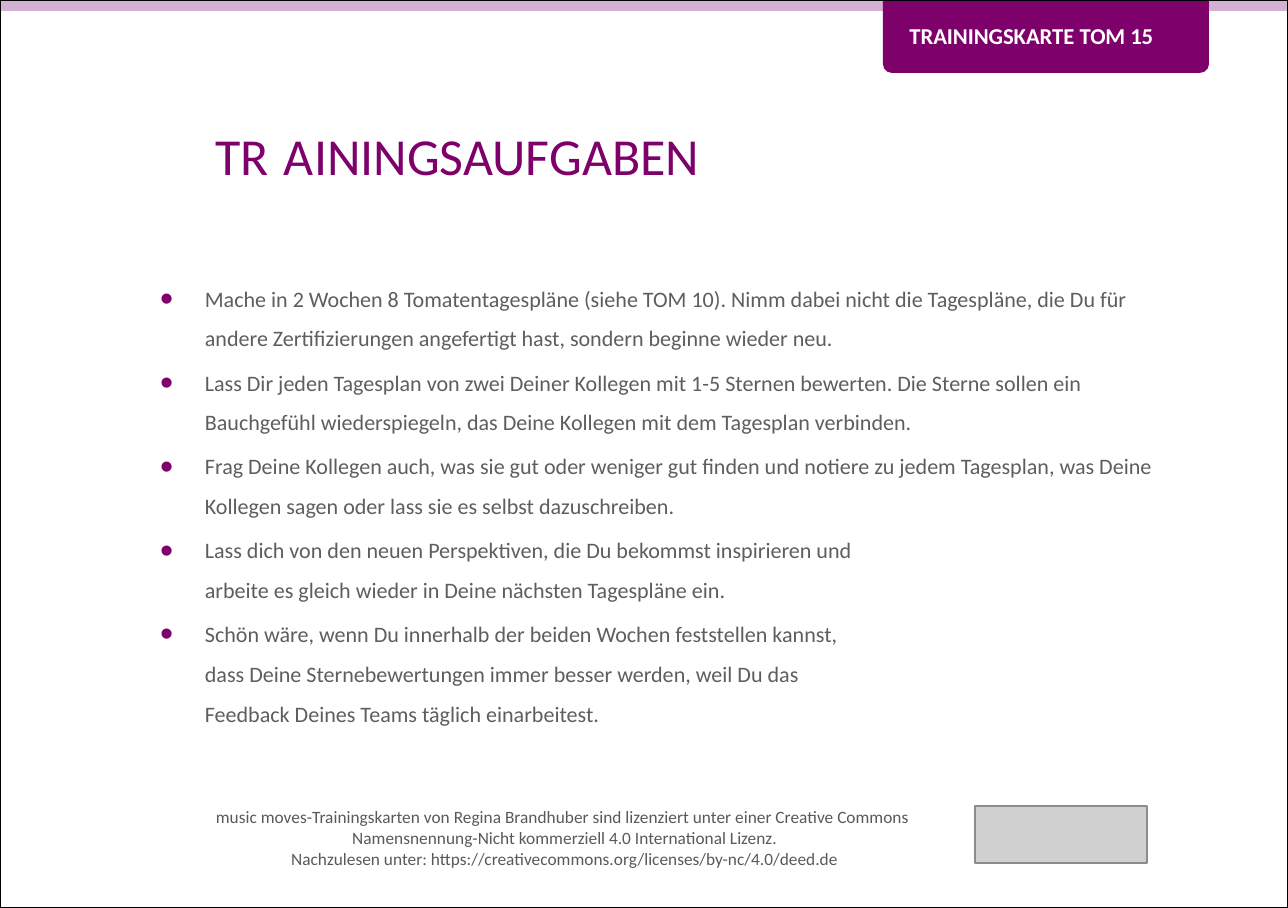
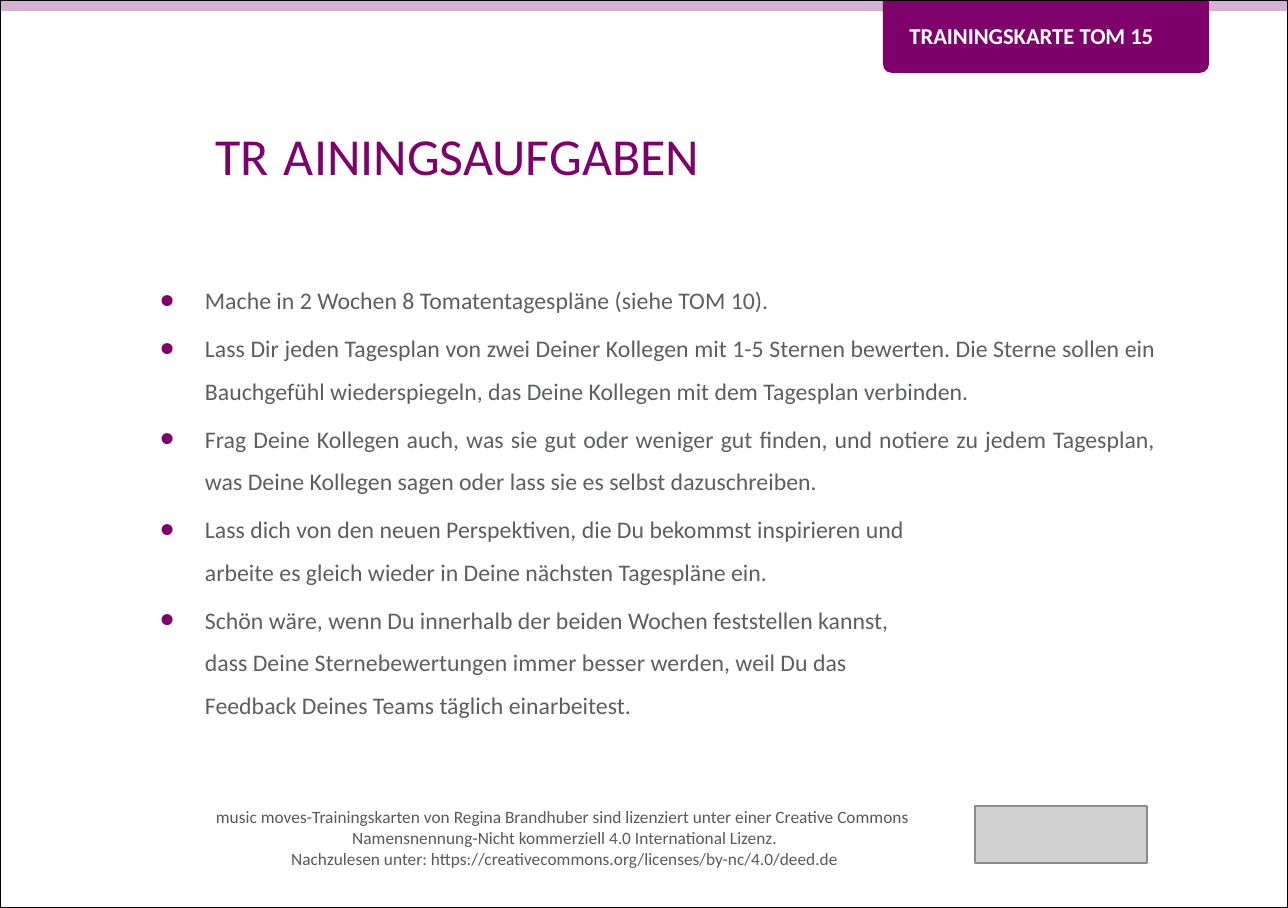
Before and after one commit to Teamtool/training-materials, a slide deck: slide 2 of training-cards/music moves/Tomatoes (TOM)/ger/apprentice/ger_TOM_15_taeglich_besser_MM_A.pptx. Drawn at 1288x908 pixels with LibreOffice and Linux fonts; fonts in the diff are those of the drawing; grey boxes stand for pictures; background and template pictures are left out. Boxes give left, top, right and bottom in pixels: in the first picture for what was removed or moved away, otherwise in the second. Text is boxed around its words. In the diff, an @@ line names an element or a change of style, - is before the commit and + after.

```diff
--- a/training-cards/music moves/Tomatoes (TOM)/ger/apprentice/ger_TOM_15_taeglich_besser_MM_A.pptx
+++ b/training-cards/music moves/Tomatoes (TOM)/ger/apprentice/ger_TOM_15_taeglich_besser_MM_A.pptx
@@ text at box(205, 292, 768, 313): text changed; size 10.2 to 11 pt @@
-• Mache in 2 Wochen 8 Tomatentagespläne (siehe TOM 10). Nimm dabei nicht die Tagespläne, die Du für andere Zertifizierungen angefertigt hast, sondern beginne wieder neu.
+• Mache in 2 Wochen 8 Tomatentagespläne (siehe TOM 10).
@@ text at box(205, 340, 1155, 718): size 10.2 to 11 pt in "Lass Dir jeden Tagesplan von zwei Deiner ...", "Lass dich von den neuen Perspektiven, die ...", "Schön wäre, wenn Du innerhalb der beiden ..."; alignment left to justified @@
@@ text at box(205, 431, 1154, 494): text changed; size 10.2 to 11 pt @@
-• Frag Deine Kollegen auch, was sie gut oder weniger gut finden und notiere zu jedem Tagesplan, was Deine Kollegen sagen oder lass sie es selbst dazuschreiben.
+• Frag Deine Kollegen auch, was sie gut oder weniger gut finden, und notiere zu jedem Tagesplan, was Deine Kollegen sagen oder lass sie es selbst dazuschreiben.
```
Also in this commit, not shown: 1 other slide changed, 17 other files.
